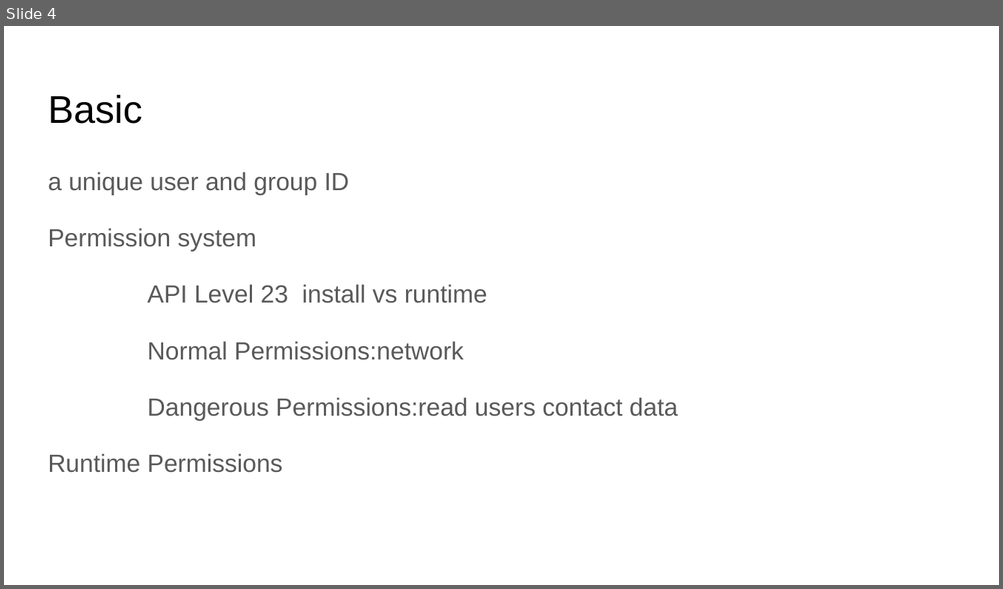
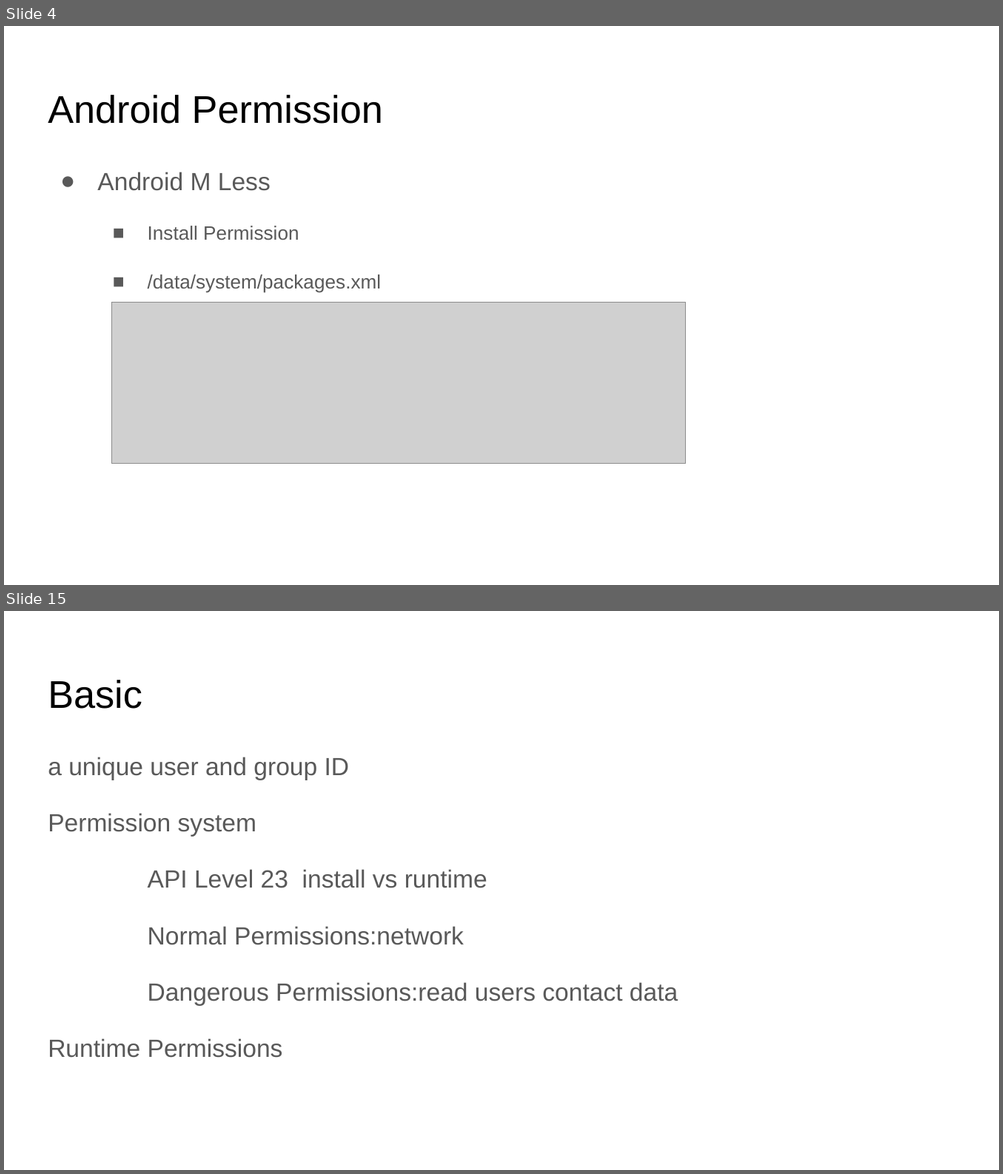
Before and after one commit to martinkro/android-studio-samples, a slide deck: docs/Android Permission.pptx. Shown one above the other, each under a label of ours: slide 4 before the commit, slides 4 and 15 after it; the slides between them are not shown. The pictures are 1003x589 and 1003x1174 pixels, drawn with LibreOffice and Linux fonts; fonts in the diff are those of the drawing; grey boxes stand for pictures. Boxes give left, top, right and bottom in pixels: in the first picture for what was removed or moved away, otherwise in the second. Text is boxed around its words. In the diff, an @@ line names an element or a change of style, - is before the commit and + after.

```diff
--- a/docs/Android Permission.pptx
+++ b/docs/Android Permission.pptx
@@ slide 4 added at (x1=4, y1=26, x2=999, y2=585), background #FFFFFF @@
@@ title added at (x1=48, y1=95, x2=383, y2=124), 28 pt, text #000000 @@
+Android Permission
@@ text added at (x1=97, y1=172, x2=381, y2=293), 14 pt, text #595959 @@
+● Android M Less
+  ■ Install Permission
+  ■ /data/system/packages.xml
@@ picture added at (x1=111, y1=303, x2=686, y2=463) @@
@@ what was slide 4 is now slide 15 @@
```
Also in this commit, not shown: 3 slides changed, 10 other slides added, 4 other files.
